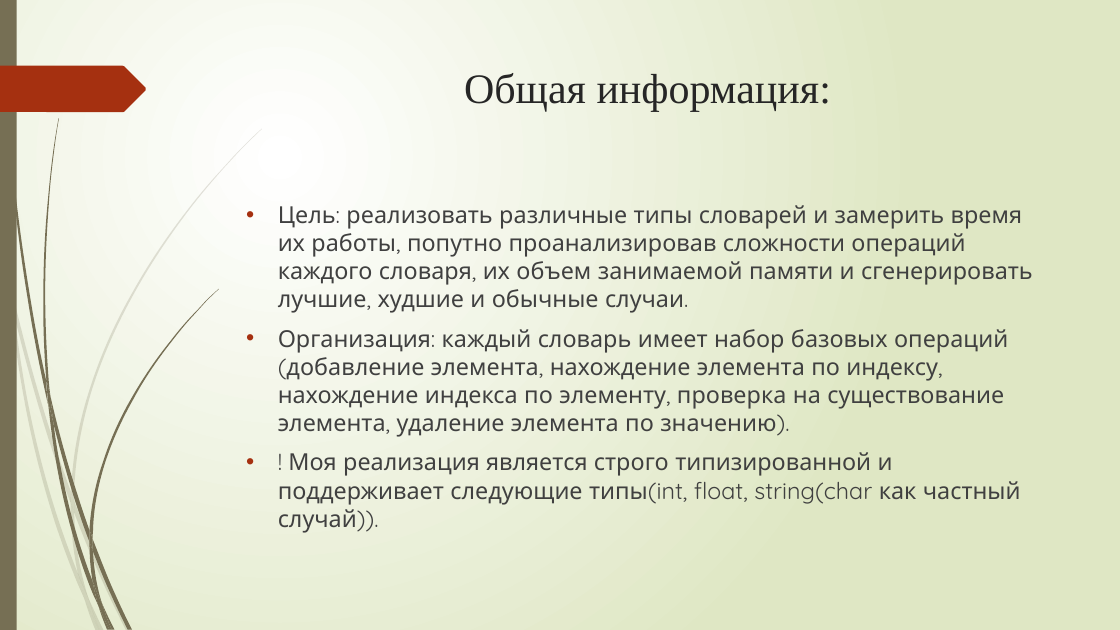
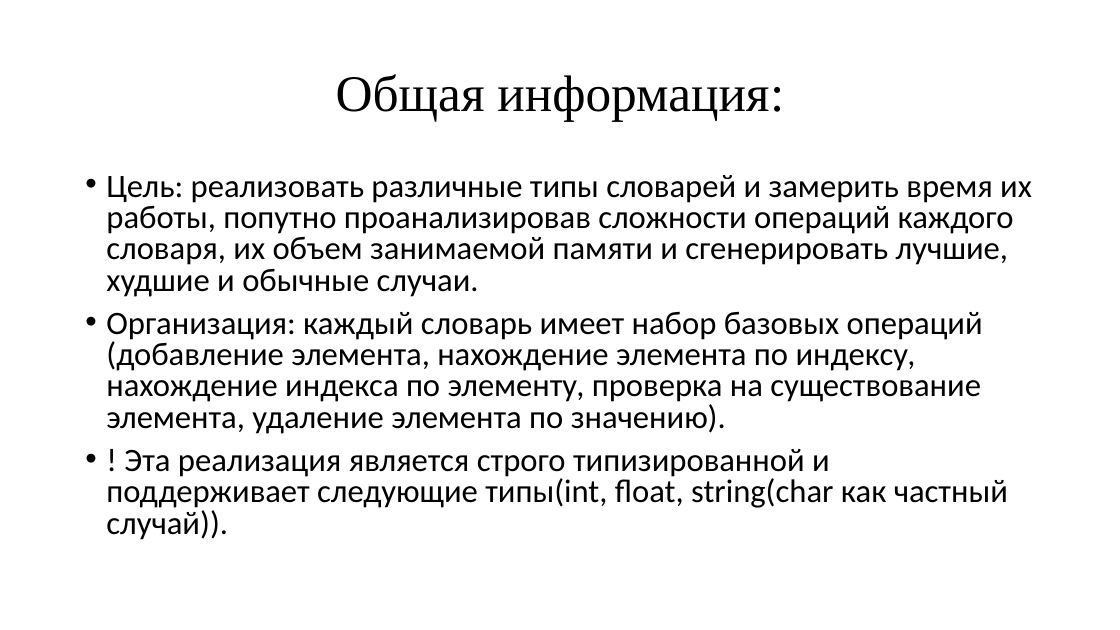
Before and after one commit to ZenoReT/Dictionaries, a slide deck: slide 2 of отчет.pptx. Drawn at 1120x630 pixels with LibreOffice and Linux fonts; fonts in the diff are those of the drawing. Boxes give left, top, right and bottom in pixels: in the first picture for what was removed or moved away, otherwise in the second. Text is boxed around its words. In the diff, an @@ line names an element or a change of style, - is before the commit and + after.

```diff
--- a/отчет.pptx
+++ b/отчет.pptx
@@ background gradient #FFFFFF to #DFE8C4 to #FFFFFF @@
@@ rectangle removed at (0,0,17,630) @@
@@ title "Общая информация:": place and size @@
-title "Общая информация:" at (464,73,831,111)
+title "Общая информация:" at (336,74,784,121)
@@ title "Общая информация:" at (336,74,784,121): size 36 to 44 pt, text colour #262626 to #000000; line spacing 1 to 0.9; vertical alignment top to middle @@
@@ freeform shape removed at (0,66,146,112) @@
@@ text "Цель: реализовать различные типы словарей ...": place and size @@
-text "Цель: реализовать различные типы словарей ..." at (278,205,1033,533)
+text "Цель: реализовать различные типы словарей ..." at (106,175,1032,540)
@@ text at (106,175,1032,434): size 20 to 28 pt, font Quicksand to Calibri, text colour #404040 to #000000 in "Цель: реализовать различные типы словарей и замерить ...", "Организация: каждый словарь имеет набор базовых операций ..."; indent changed; line spacing 1 to 0.8 @@
@@ text at (106,449,1008,540): text changed; size 20 to 28 pt; font Quicksand to Calibri; text colour #404040 to #000000 @@
-• ! Моя реализация является строго типизированной и поддерживает следующие типы(int, float, string(char как частный случай)).
+• ! Эта реализация является строго типизированной и поддерживает следующие типы(int, float, string(char как частный случай)).
@@ group removed at (0,129,262,630): 10 freeform shapes @@
@@ group removed at (3,0,218,630): 12 freeform shapes @@
```
Also in this commit, not shown: 12 other slides changed, 3 slides added, 13 other files.
